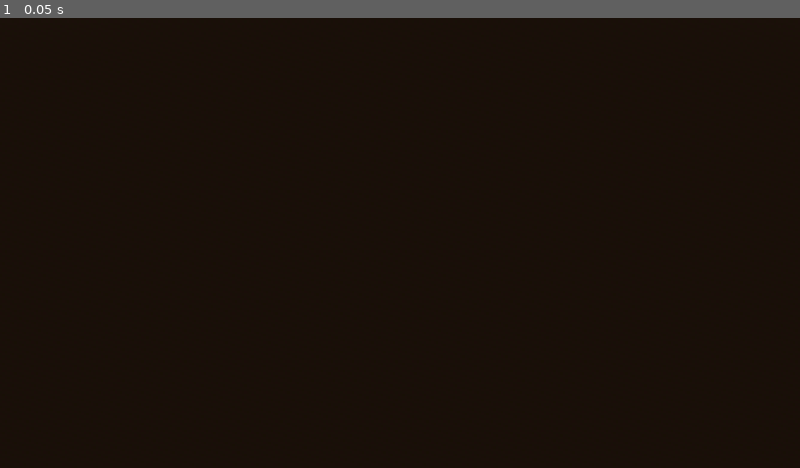
Above: before the commit, frame 1.
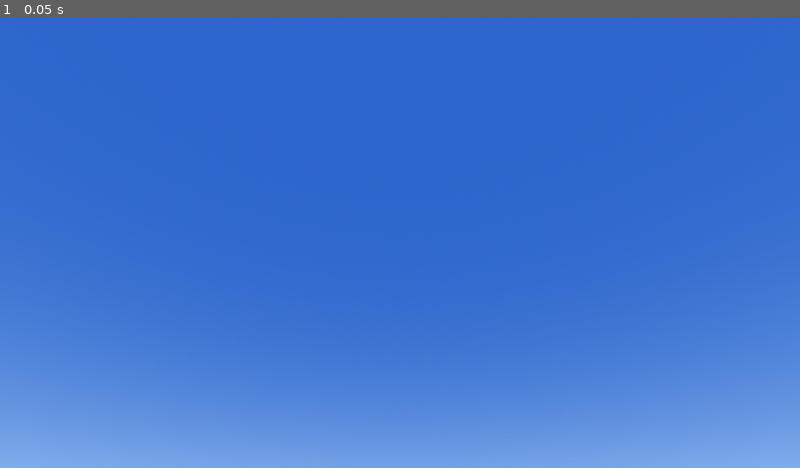
Above: after the commit, the same moment.

Repository: asnaedae/magic-carpet-reimagined
Game: Godot game, scene res://scenes/world/World.tscn
Same seed, same stepped clock (60 frames per second), same inputs: the game is played once before the commit and once after it.
Inputs:
- Up to frame 1 (0.05 s): no input

The runs differ from the first frame. In frame 1, 100% of the frame differs, in the area x 0-100%, y 0-100%.

Commit message:
Fix black screen: correct camera look-at, disable SDFGI, add fallback material
- Camera transform was pointing upward instead of down at terrain;
  recalculated look_at(origin) from position (0,80,100): back=(0,0.625,0.781)
- SDFGI blacks out the scene while baking probes on first run; disabled for
  now, use flat ambient instead (re-enable once terrain is visible)
- terrain_loader: add a green StandardMaterial3D fallback so mesh is visible
  even with no terrain_material assigned in Inspector

Co-Authored-By: Claude Sonnet 4.6 <noreply@anthropic.com>

Diff:
--- a/scenes/world/World.tscn
+++ b/scenes/world/World.tscn
@@ -15,11 +15,11 @@
 [sub_resource type="Environment" id="Environment_1"]
 background_mode = 2
 sky = SubResource("Sky_1")
-ambient_light_source = 3
-ambient_light_energy = 0.3
-glow_enabled = true
-glow_intensity = 0.4
-sdfgi_enabled = true
+ambient_light_source = 2
+ambient_light_color = Color(0.5, 0.55, 0.6, 1)
+ambient_light_energy = 0.6
+glow_enabled = false
+sdfgi_enabled = false
 
 [node name="World" type="Node3D"]
 
@@ -36,7 +36,7 @@
 environment = SubResource("Environment_1")
 
 [node name="Camera3D" type="Camera3D" parent="."]
-transform = Transform3D(1, 0, 0, 0, 0.766, 0.643, 0, -0.643, 0.766, 0, 80, 100)
+transform = Transform3D(1, 0, 0, 0, 0.781, -0.625, 0, 0.625, 0.781, 0, 80, 100)
 fov = 60.0
 near = 0.5
 far = 2000.0
--- a/scripts/terrain/terrain_loader.gd
+++ b/scripts/terrain/terrain_loader.gd
@@ -68,6 +68,11 @@
 	mi.mesh = mesh
 	if terrain_material:
 		mi.material_override = terrain_material
+	else:
+		var mat = StandardMaterial3D.new()
+		mat.albedo_color = Color(0.45, 0.55, 0.35)
+		mat.roughness = 0.9
+		mi.material_override = mat
 
 
 func _sample(img: Image, x: int, z: int) -> float:
